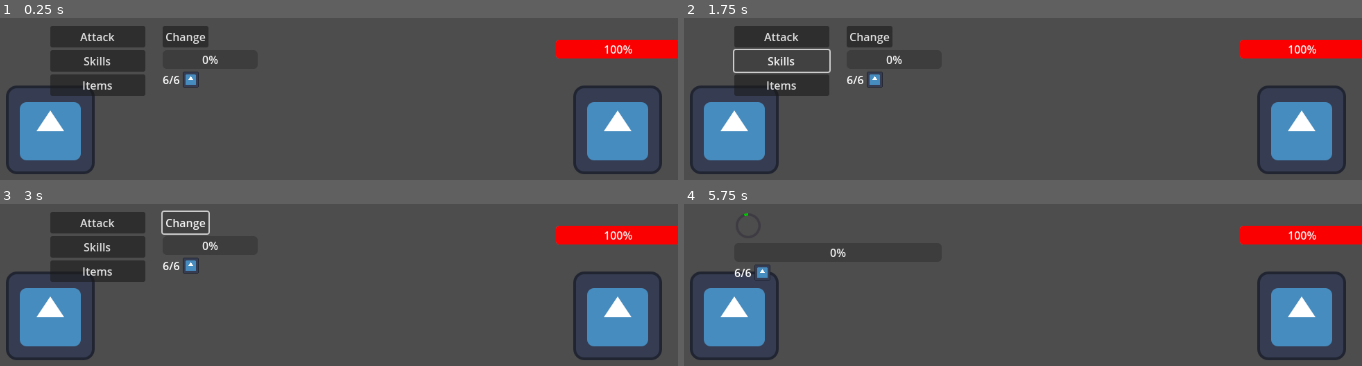
Above: before the commit, frames 1-4 (two rows, left to right).
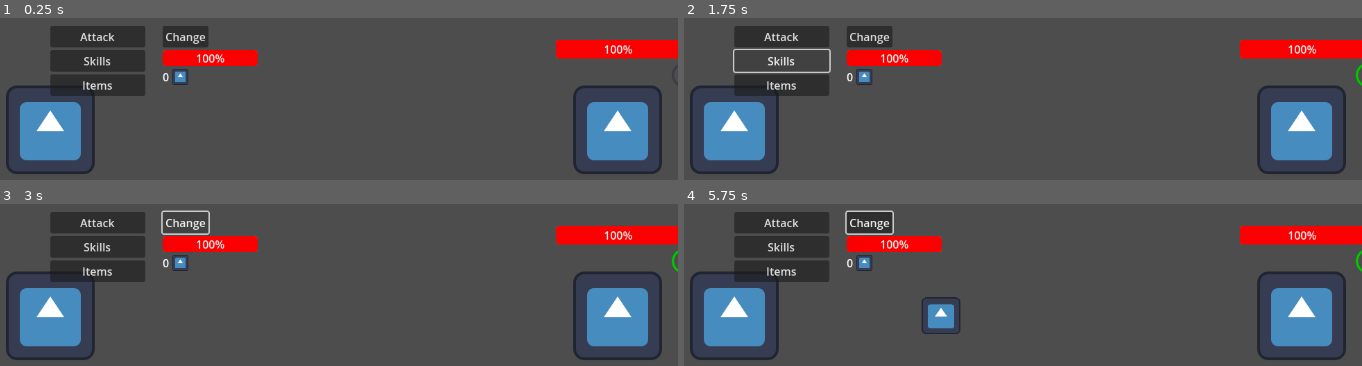
Above: after the commit, the same moments.

Repository: Frajerskie-Game-Studio/Shadow-Delivery
Game: Godot game, scene res://Scenes/World.tscn
Two runs of this game, one before a commit and one after it. Both use one fixed random seed, a clock stepped at 60 frames per second and the inputs below. The engine's default icon, where the game draws it, is replaced by a stand-in: a white triangle on a blue panel in a dark square.
Inputs (mouse positions are in pixels of both pictures, inside the frame that each line leads up to):
- Up to frame 1 (0.25 s): no input
- Up to frame 2 (1.75 s): click "Attack" at 0.5 s; click "Skills" at 1.25 s
- Up to frame 3 (3 s): click "Items" at 2 s; click "Change" at 2.75 s
- Up to frame 4 (5.75 s): tap Enter at 3.5, 5 s; move the mouse to (1300, 250) at 3.52 s; hold D (move_right) 3.53-4.28 s; click (1300, 250) at 3.6 s; tap Space at 4.25 s; move the mouse to (outside the picture) at 4.27 s; hold S (move_down) 4.28-5.03 s; click (outside the picture) at 4.35 s; move the mouse to (1043, 250) at 5.02 s; hold D (move_right) from 5.03 s (still down); hold Shift (run) from 5.03 s (still down); click (1043, 250) at 5.3 s

The runs differ from the first frame. In frame 1, 1.7% of the frame differs, in the area x 23-39%, y 19-44%; in frame 2, 1.8%; in frame 3, 1.8%; in frame 4, 7.4%, in the area x 7-100%, y 3-81%.

Commit message:
Battle system chapter 5 enemy attacking and fixing timebar

Diff:
--- a/Data/darkslime_data.json
+++ b/Data/darkslime_data.json
@@ -3,6 +3,6 @@
 	"texture": "res://icon.svg",
 	"hp": 75,
 	"max_hp": 75,
-	"attack": {"dmg": 15, "wait_time": 3},
+	"attack": {"dmg": 15, "wait_time": 4},
 	"skills": {}
 }
--- a/Data/mikut_data.json
+++ b/Data/mikut_data.json
@@ -3,7 +3,7 @@
 	"texture": "",
 	"hp": 80,
 	"max_hp": 100,
-	"attack": {"dmg": 45, "wait_time": 2},
+	"attack": {"dmg": 45, "wait_time": 3},
 	"skills": {
 
 	},
--- a/Scenes/Actors/Enemy.tscn
+++ b/Scenes/Actors/Enemy.tscn
@@ -1,7 +1,8 @@
-[gd_scene load_steps=6 format=3 uid="uid://c3aev84jsnw05"]
+[gd_scene load_steps=7 format=3 uid="uid://c3aev84jsnw05"]
 
 [ext_resource type="Script" path="res://scripts/Actors/Enemy.gd" id="1_ucwuh"]
 [ext_resource type="Texture2D" uid="uid://dmq71f8e1aqr7" path="res://icon.svg" id="2_h2lks"]
+[ext_resource type="Texture2D" uid="uid://b2kqablq42vcj" path="res://Graphics/Menus/white_circle_small.png" id="3_8vyl3"]
 
 [sub_resource type="StyleBoxFlat" id="StyleBoxFlat_ksy5i"]
 corner_radius_top_left = 5
@@ -51,5 +52,17 @@
 position = Vector2(-1, -93)
 shape = SubResource("RectangleShape2D_ltkpr")
 
+[node name="EnemyWaitTimer" type="TextureProgressBar" parent="."]
+visible = false
+offset_left = 76.0
+offset_top = -99.0
+offset_right = 117.0
+offset_bottom = -58.0
+fill_mode = 5
+texture_under = ExtResource("3_8vyl3")
+texture_progress = ExtResource("3_8vyl3")
+tint_under = Color(0.243137, 0.231373, 0.262745, 1)
+tint_progress = Color(0, 0.784314, 0, 1)
+
 [connection signal="mouse_entered" from="Area2D" to="." method="_on_area_2d_mouse_entered"]
 [connection signal="mouse_exited" from="Area2D" to="." method="_on_area_2d_mouse_exited"]
--- a/Scenes/Menus/actor_attack_menu.gd
+++ b/Scenes/Menus/actor_attack_menu.gd
@@ -25,8 +25,8 @@
 	MeleSkills = mele_skills
 	RangeSkills = range_skills
 	Ammo = ammo
-	AmmoLabel.text = ammo
-	AmmoTexture.texture = ammo_texture_path
+	AmmoLabel.text = str(ammo)
+	#AmmoTexture.texture = ammo_texture_path
 
 func _ready():
 	pass
--- a/Scenes/Menus/actor_attack_menu.tscn
+++ b/Scenes/Menus/actor_attack_menu.tscn
@@ -1,8 +1,21 @@
-[gd_scene load_steps=4 format=3 uid="uid://cpsu8wxbqyj34"]
+[gd_scene load_steps=6 format=3 uid="uid://cpsu8wxbqyj34"]
 
 [ext_resource type="Texture2D" uid="uid://b2kqablq42vcj" path="res://Graphics/Menus/white_circle_small.png" id="1_0h6uo"]
 [ext_resource type="Texture2D" uid="uid://dmq71f8e1aqr7" path="res://icon.svg" id="1_6pjmx"]
 [ext_resource type="Script" path="res://Scenes/Menus/actor_attack_menu.gd" id="1_gkhpm"]
+
+[sub_resource type="StyleBoxFlat" id="StyleBoxFlat_we36a"]
+corner_radius_top_left = 5
+corner_radius_top_right = 5
+corner_radius_bottom_right = 5
+corner_radius_bottom_left = 5
+
+[sub_resource type="StyleBoxFlat" id="StyleBoxFlat_vjbxa"]
+bg_color = Color(0.980392, 0, 0, 1)
+corner_radius_top_left = 5
+corner_radius_top_right = 5
+corner_radius_bottom_right = 5
+corner_radius_bottom_left = 5
 
 [node name="AttackMenu" type="MarginContainer"]
 offset_right = 299.0
@@ -47,7 +60,8 @@
 [node name="WaitTimeBar" type="TextureProgressBar" parent="HBoxContainer/RightMenu/ChangeAndTime"]
 visible = false
 layout_mode = 2
-value = 50.0
+allow_greater = true
+allow_lesser = true
 fill_mode = 5
 texture_under = ExtResource("1_0h6uo")
 texture_progress = ExtResource("1_0h6uo")
@@ -56,6 +70,8 @@
 
 [node name="HealthBar" type="ProgressBar" parent="HBoxContainer/RightMenu"]
 layout_mode = 2
+theme_override_styles/background = SubResource("StyleBoxFlat_we36a")
+theme_override_styles/fill = SubResource("StyleBoxFlat_vjbxa")
 
 [node name="RangeWeaponStats" type="HBoxContainer" parent="HBoxContainer/RightMenu"]
 layout_mode = 2
--- a/scripts/Actors/Character.gd
+++ b/scripts/Actors/Character.gd
@@ -12,10 +12,13 @@
 var duringSkillCheck = false
 var skillCheckFailed = false
 var waiting = false
+var can_be_attacked = true
+var ready_to_attack_bool = false
 var selected_attack
 
 signal ready_to_attack()
 signal attacking
+signal reset_attack
 
 func saveData():
 	var file = FileAccess.open(character_file_path, FileAccess.WRITE)
@@ -81,6 +84,7 @@
 	saveData()
 
 
+
 func _process(delta):
 	pass
 	#if duringSkillCheck:
--- a/scripts/Actors/Enemy.gd
+++ b/scripts/Actors/Enemy.gd
@@ -1,6 +1,7 @@
 extends Node2D
 
 @onready var HealthBar = $HealthBar
+@onready var WaiTimeBar = $EnemyWaitTimer
 
 var Name
 var Hp
@@ -10,30 +11,66 @@
 
 var attack_danger = false
 var on_cursor = false
+var can_be_attacked = true
+var can_attack = false
+var data_loaded = false
+var waiting = false
+
+var wait_timer
 
 signal being_attacked(entity)
+signal enemy_attacking
+
+func start_attacking_process():
+	WaiTimeBar.visible = true
+	WaiTimeBar.value = 0
+	wait_timer = Timer.new()
+	wait_timer.wait_time = Attack.wait_time
+	wait_timer.one_shot = true
+	wait_timer.timeout.connect(_on_wait_timer_timeout)
+	add_child(wait_timer)
+	wait_timer.start()
+	waiting = true
 
 func _ready():
 	HealthBar.max_value = MaxHp
 	HealthBar.value = MaxHp
+	start_attacking_process()
 
 func _process(delta):
-	if attack_danger and on_cursor:
-		if Input.is_action_just_pressed("mouse_click"):
-			being_attacked.emit(self)
-			attack_danger = false
-			on_cursor = false
+	pass
+
+func _physics_process(delta):
+	if data_loaded:
+		if attack_danger and on_cursor and can_be_attacked:
+			if Input.is_action_just_pressed("mouse_click"):
+				can_attack = false
+				wait_timer.set_paused(true)
+				#$EnemyWaitTimer.visible = false
+				being_attacked.emit(self)
+				#attack_danger = false
+				on_cursor = false
+				$CheckSprite.visible = false
+
+		if can_attack and !waiting:
 			$CheckSprite.visible = false
-	elif !attack_danger:
-		$CheckSprite.visible = false
+			WaiTimeBar.visible =false
+			attack_entity()
+		elif !can_attack and waiting and !wait_timer.is_paused():
+			WaiTimeBar.visible = true
+			WaiTimeBar.step = WaiTimeBar.max_value / (wait_timer.wait_time / delta)
+			WaiTimeBar.value += WaiTimeBar.step
 
 func load_data(json_path):
+	print(json_path)
 	var text = FileAccess.get_file_as_string(json_path)
 	var temp_data = JSON.parse_string(text)
 	Name = temp_data["name"]
 	Hp = temp_data["hp"]
 	MaxHp = temp_data["hp"]
 	Skills = temp_data["skills"]
+	Attack = temp_data["attack"]
+	data_loaded = true
 
 func get_entity_name():
 	return Name
@@ -53,10 +90,28 @@
 func get_dmg(attack):
 	Hp -= attack.dmg
 	HealthBar.value = Hp
+	#-----ten fragment będzie później po sygnale zakończenia animacji ataku--------#
+	wait_timer.set_paused(false)
+	attack_danger = false
 	if Hp <= 0:
 		queue_free()
 
 
+func _on_wait_timer_timeout():
+	can_attack = true
+	waiting = false
+
+func attack_entity():
+	var can_be_attacked = get_parent().get_can_be_attack_entities()
+	if len(can_be_attacked) > 0:
+		$EnemyWaitTimer.visible = false
+		var random = RandomNumberGenerator.new()
+		var attacked_entity =  can_be_attacked[random.randi_range(0, len(can_be_attacked) -1)]
+		enemy_attacking.emit(attacked_entity, Attack)
+		can_attack = false
+		attack_danger = false
+		wait_timer.queue_free()
+		start_attacking_process()
 
 func _on_area_2d_mouse_entered():
 	if attack_danger:
--- a/scripts/Actors/Player.gd
+++ b/scripts/Actors/Player.gd
@@ -15,7 +15,10 @@
 		Hp += int(item[2])
 	saveData()
 
-
+func _ready():
+	#hp, max_hp, mele_skills, range_skills, ammo, ammo_texture_path
+	load_data()
+	$AttackMenu.load_data(Hp, MaxHp, {}, {}, 0, "")
 
 func unlock():
 	$PlayerBody.unlock_movement()
@@ -24,6 +27,23 @@
 func lock():
 	$PlayerBody.lock_movement()
 
+func get_dmg(attack):
+	print("DAMAGED")
+	if ready_to_attack_bool:
+		reset_attack.emit()
+		$AttackMenu/HBoxContainer/LeftMenu/AttackButton.release_focus()
+	if wait_timer != null:
+		wait_timer.set_paused(true)
+
+	Hp -= attack.dmg
+	$AttackMenu/HBoxContainer/RightMenu/HealthBar.value = Hp
+	if wait_timer != null:
+		wait_timer.set_paused(false)
+	if Hp <= 0:
+		queue_free()
+	else:
+		$AttackMenu.load_data(Hp, MaxHp, {}, {}, 0, "")
+
 
 func _process(delta):
 	if duringSkillCheck:
@@ -31,21 +51,20 @@
 			duringSkillCheck = false
 			timer.timeout.emit()
 			timer.stop()
-	if waiting:
-		print(delta)
+	if waiting and !wait_timer.is_paused():
 		#100 / floor(wait_timer.wait_time / delta)
-		$AttackMenu/HBoxContainer/RightMenu/ChangeAndTime/WaitTimeBar.value +=  100 / (wait_timer.wait_time / delta)
-		d +=  100 / (wait_timer.wait_time / delta)
-		print(d)
-
+		$AttackMenu/HBoxContainer/RightMenu/ChangeAndTime/WaitTimeBar.step = $AttackMenu/HBoxContainer/RightMenu/ChangeAndTime/WaitTimeBar.max_value / (wait_timer.wait_time / delta)
+		$AttackMenu/HBoxContainer/RightMenu/ChangeAndTime/WaitTimeBar.value += $AttackMenu/HBoxContainer/RightMenu/ChangeAndTime/WaitTimeBar.step
 func _on_attack_menu_i_will_attack():
+	ready_to_attack_bool = true
 	ready_to_attack.emit(Attack, self)
 
 func start_attack(attack):
+	ready_to_attack_bool = false
 	$MeleSkillCheck.visible = true
 	timer = Timer.new()
 	timer.one_shot = true
-	timer.wait_time = 2
+	timer.wait_time = float(attack.wait_time)
 	timer.timeout.connect(_on_timer_timeout)
 	add_child(timer)
 	duringSkillCheck = true
@@ -64,7 +83,10 @@
 	timer.queue_free()
 
 func _on_attack_done():
-	$AttackMenu/HBoxContainer/LeftMenu.visible = false
+	can_be_attacked = true
+	$AttackMenu/HBoxContainer/LeftMenu/SkillsButton.visible = false
+	$AttackMenu/HBoxContainer/LeftMenu/ItemsButton.visible = false
+	$AttackMenu/HBoxContainer/LeftMenu/AttackButton.visible = false
 	$AttackMenu/HBoxContainer/RightMenu/ChangeAndTime/ChangeStyle.visible = false
 	var timebar = $AttackMenu/HBoxContainer/RightMenu/ChangeAndTime/WaitTimeBar
 	timebar.visible = true
@@ -82,4 +104,6 @@
 	$AttackMenu/HBoxContainer/RightMenu/ChangeAndTime/WaitTimeBar.visible = false
 	wait_timer.queue_free()
 	waiting = false
-	$AttackMenu/HBoxContainer/LeftMenu.visible = true
+	$AttackMenu/HBoxContainer/LeftMenu/SkillsButton.visible = true
+	$AttackMenu/HBoxContainer/LeftMenu/ItemsButton.visible = true
+	$AttackMenu/HBoxContainer/LeftMenu/AttackButton.visible = true
--- a/scripts/BattleScene.gd
+++ b/scripts/BattleScene.gd
@@ -37,15 +37,17 @@
 		Party[index].position = Positions.party[index].position
 		Party[index].ready_to_attack.connect(_on_entity_ready_to_attack)
 		Party[index].attacking.connect(_on_attacking_entity)
+		Party[index].reset_attack.connect(_on_reset_ready_to_attack)
 		Party[index].lock()
 		add_child(Party[index])
 
 	for index in range(len(enemies)):
 		var temp_load = load("res://Scenes/Actors/Enemy.tscn")
 		Enemies.append(temp_load.instantiate())
+		Enemies[index].load_data(enemies[index])
 		Enemies[index].position = Positions.enemy[index].position
-		Enemies[index].load_data(enemies[index])
 		Enemies[index].being_attacked.connect(_on_entity_being_attacked)
+		Enemies[index].enemy_attacking.connect(_on_enemy_attacking)
 		add_child(Enemies[index])
 
 	#player = temp_load
@@ -55,10 +57,20 @@
 func _on_entity_ready_to_attack(attack, attacker):
 	possible_attack = attack
 	possible_attacker = attacker
+
 	for e in Enemies:
 		e.attack_danger = true
 
+func _on_reset_ready_to_attack():
+	print("RESET")
+	possible_attacker.can_be_attacked = true
+	possible_attack = null
+	possible_attacker = null
+	for e in Enemies:
+		e.attack_danger = false
+
 func _on_entity_being_attacked(entity):
+	possible_attacker.can_be_attacked = false
 	for e in Enemies:
 		e.attack_danger = false
 	possible_attacker.start_attack(possible_attack)
@@ -67,3 +79,13 @@
 func _on_attacking_entity(attack):
 	possible_target.get_dmg(attack)
 	possible_attacker._on_attack_done()
+
+func get_can_be_attack_entities():
+	var can_be_attacked_array = []
+	for teammate in Party:
+		if teammate.can_be_attacked:
+			can_be_attacked_array.append(teammate)
+	return can_be_attacked_array
+
+func _on_enemy_attacking(target, attack):
+	target.get_dmg(attack)
